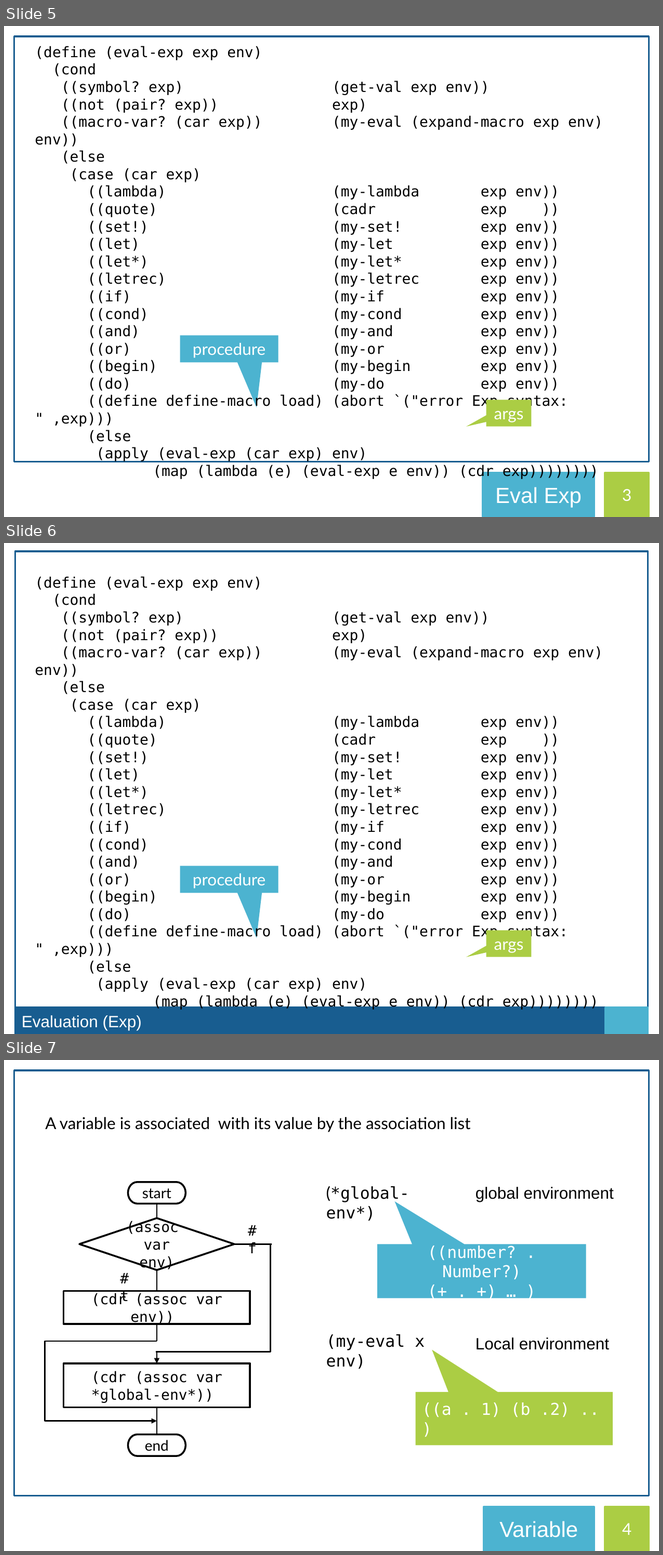
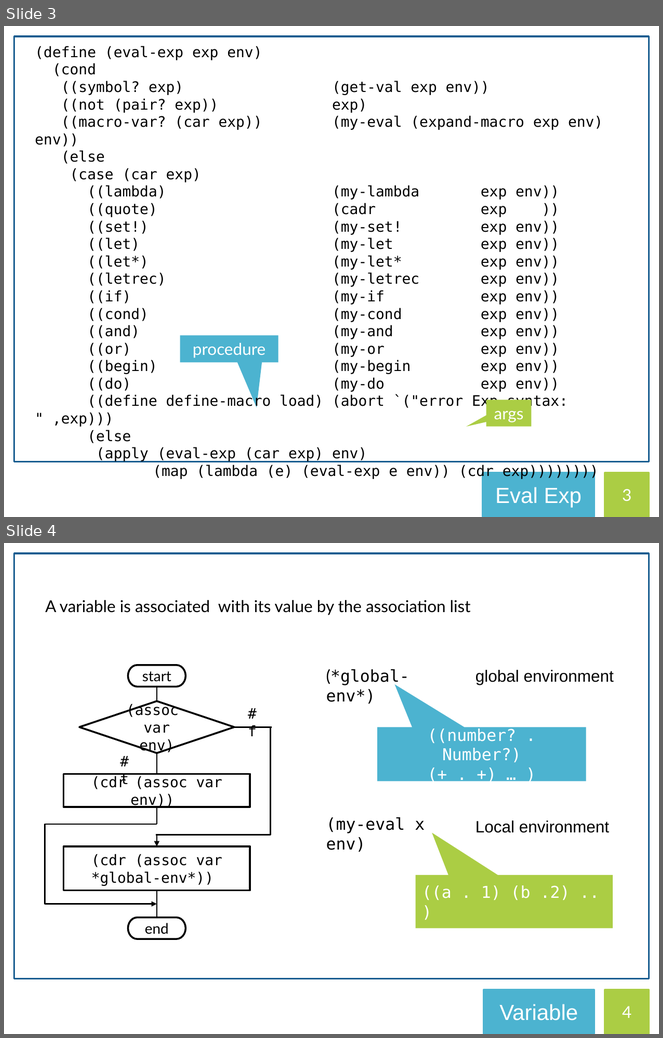
Before and after one commit to ryotaro612/scm, a slide deck: scm.pptx. Shown one above the other, each under a label of ours: slides 5, 6 and 7 before the commit, slides 3 and 4 after it. The pictures are 663x1555 and 663x1038 pixels, drawn with LibreOffice and Linux fonts; fonts in the diff are those of the drawing. Boxes give left, top, right and bottom in pixels: in the first picture for what was removed or moved away, otherwise in the second. Text is boxed around its words. In the diff, an @@ line names an element or a change of style, - is before the commit and + after.

```diff
--- a/scm.pptx
+++ b/scm.pptx
@@ slide 6 removed at <box>4,543,659,1034</box>, background #FFFFFF @@
@@ rectangle removed at <box>15,551,648,1008</box> @@
@@ text removed at <box>35,576,603,992</box> @@
-(define (eval-exp exp env)
-(cond
-((symbol? exp) (get-val exp env))
-((not (pair? exp)) exp)
-((macro-var? (car exp)) (my-eval (expand-macro exp env) env))
-(else
-(case (car exp)
-((lambda) (my-lambda exp env))
-((quote) (cadr exp ))
-((set!) (my-set! exp env))
-((let) (my-let exp env))
-((let*) (my-let* exp env))
-((letrec) (my-letrec exp env))
-((if) (my-if exp env))
-((cond) (my-cond exp env))
-((and) (my-and exp env))
-((or) (my-or exp env))
-((begin) (my-begin exp env))
-((do) (my-do exp env))
-((define define-macro load) (abort `("error Exp syntax: " ,exp)))
-(else
-(apply (eval-exp (car exp) env)
-(map (lambda (e) (eval-exp e env)) (cdr exp))))))))
@@ speech box removed at <box>180,866,279,893</box> @@
-procedure
@@ speech box removed at <box>486,931,531,958</box> @@
-args
@@ rectangle removed at <box>15,1008,648,1034</box> @@
-Evaluation (Exp)
@@ rectangle removed at <box>606,1008,648,1034</box> @@
@@ what was slide 5 is now slide 3 @@
@@ what was slide 7 is now slide 4 @@
```
Also in this commit, not shown: 7 slides changed, 2 slides added, 3 other slides removed.
